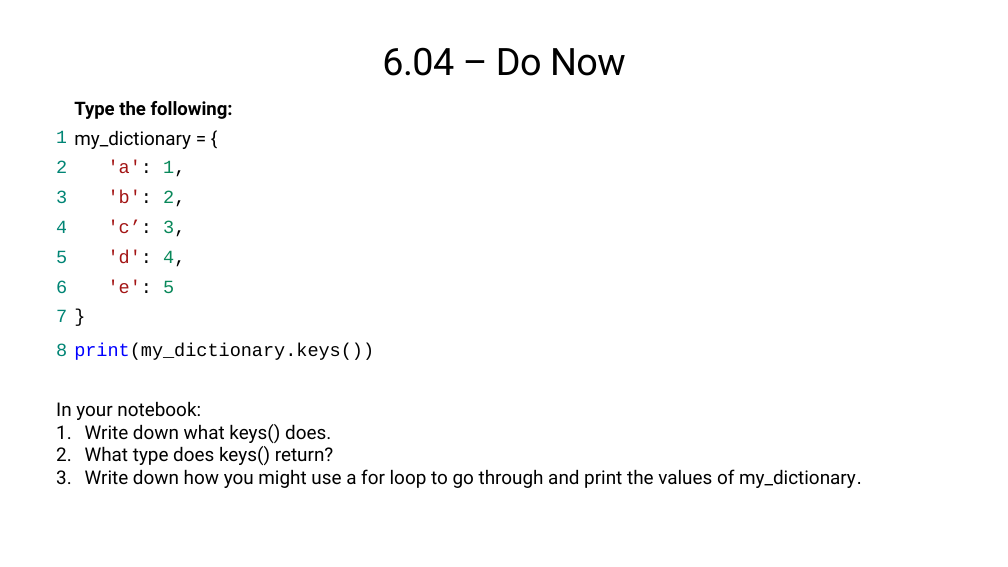
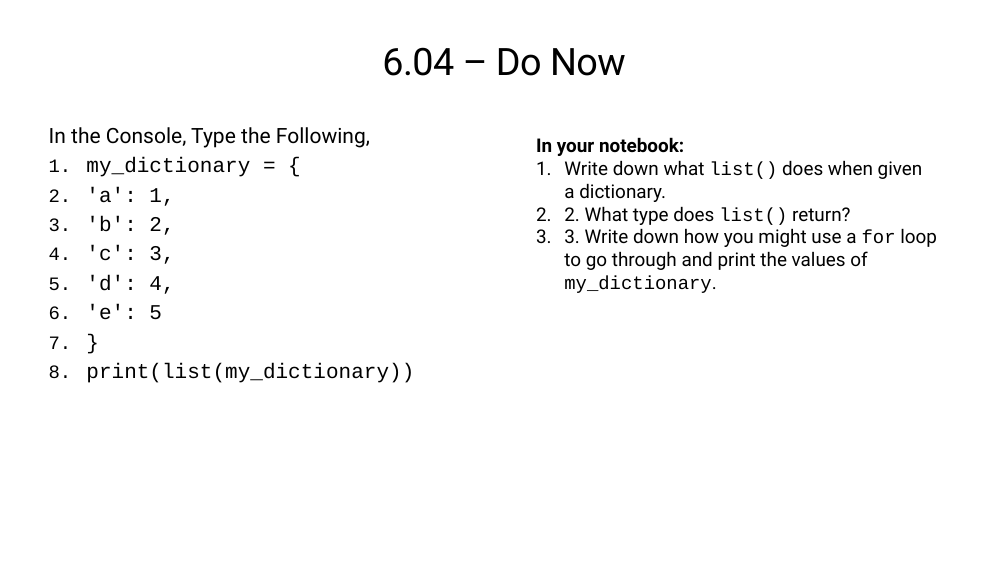
Before and after one commit to TEALSK12/2nd-semester-introduction-to-computer-science, a slide deck: slide 4 of units/6_unit/slidedecks/Intro Python 6.04 TEALS.pptx. Drawn at 1008x567 pixels with LibreOffice and Linux fonts; fonts in the diff are those of the drawing; background and template pictures are left out. Boxes give left, top, right and bottom in pixels: in the first picture for what was removed or moved away, otherwise in the second. Text is boxed around its words. In the diff, an @@ line names an element or a change of style, - is before the commit and + after.

```diff
--- a/units/6_unit/slidedecks/Intro Python 6.04 TEALS.pptx
+++ b/units/6_unit/slidedecks/Intro Python 6.04 TEALS.pptx
@@ table removed at (48, 95, 387, 392), 9 rows, 2 columns @@
- | Type the following:
-1 | my_dictionary = {
-2 | 'a': 1,
-3 | 'b': 2,
-4 | 'c’: 3,
-5 | 'd': 4,
-6 | 'e': 5
-7 | }
-8 | print(my_dictionary.keys())
@@ text added at (49, 127, 414, 383), 20 pt, text #000000 @@
+In the Console, Type the Following,
+1. my_dictionary = {
+2. 'a': 1,
+3. 'b': 2,
+4. 'c': 3,
+5. 'd': 4,
+6. 'e': 5
+7. }
+8. print(list(my_dictionary))
@@ text "In your notebook:": place and size @@
-text "In your notebook:" at (56, 401, 862, 488)
+text "In your notebook:" at (536, 137, 937, 293)
@@ text at (536, 137, 684, 156): bold on in "In your notebook:" @@
@@ text at (536, 160, 937, 293): text changed @@
-1. Write down what keys() does.
-2. What type does keys() return?
-3. Write down how you might use a for loop to go through and print the values of my_dictionary.
+1. Write down what list() does when given a dictionary.
+2. 2. What type does list() return?
+3. 3. Write down how you might use a for loop to go through and print the values of my_dictionary.
```
Also in this commit, not shown: 3 other slides changed, 1 slide removed, 2 other files.
